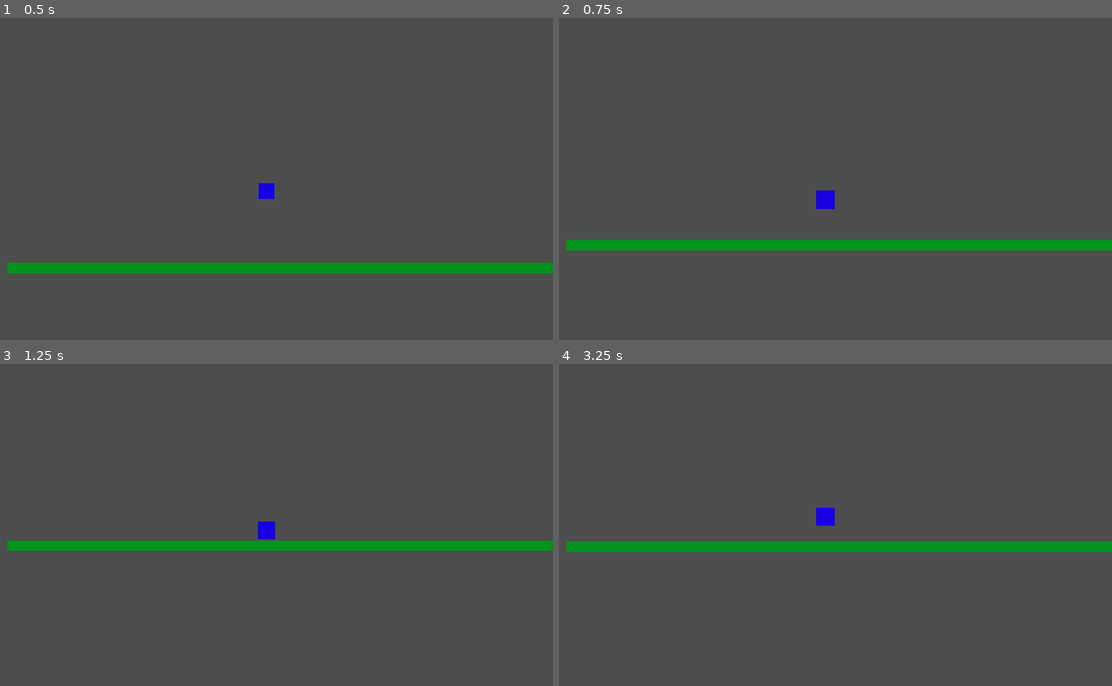
Above: before the commit, frames 1-4 (two rows, left to right).
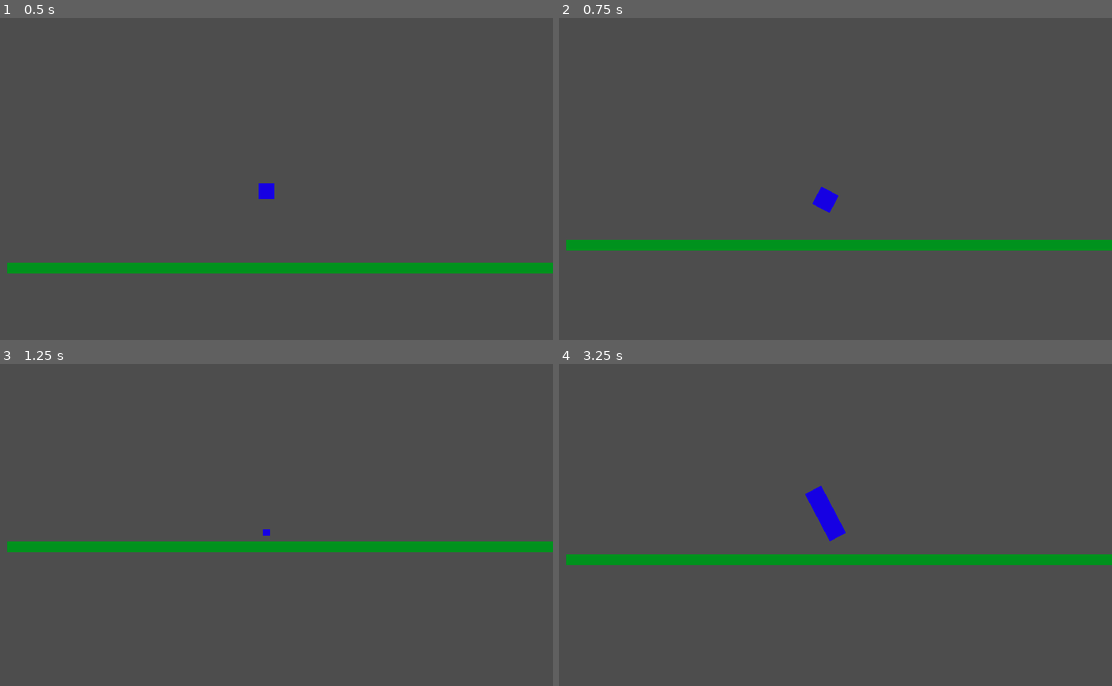
Above: after the commit, the same moments.

Repository: naifureN/unnamed_scale_project
Game: Godot game, scene res://Levels/template_level.tscn
Two runs of this game, one before a commit and one after it. Both use one fixed random seed, a clock stepped at 60 frames per second and the inputs below.
Inputs:
- Up to frame 1 (0.5 s): no input
- Up to frame 2 (0.75 s): hold W (rotate_right, bound only after the commit) from 0.53 s (still down); tap E (bigger) at 0.6 s
- Up to frame 3 (1.25 s): keep holding W (rotate_right, bound only after the commit); tap Space (jump) at 0.77 s; tap Q (smaller) at 0.8 s
- Up to frame 4 (3.25 s): tap Q (smaller) at 1.35, 3.05 s; tap Space (jump) at 1.52, 3.02 s; tap F (change_form, bound only after the commit) at 1.55, 2.1 s; release W (rotate_right, bound only after the commit) at 2.03 s; hold S (rotate_left, bound only after the commit) 2.03-2.78 s; tap E (bigger) at 2.3, 2.85 s; hold W (rotate_right, bound only after the commit) from 2.78 s (still down)

Frame 1 is identical in both runs. In frame 2, less than 0.1% of the frame differs, in the area x 45-51%, y 52-61%; in frame 3, 0.8%; in frame 4, 7.0%, in the area x 1-100%, y 37-63%.

Commit message:
added ability to turn into rectangle

Diff:
--- a/Characters/Player.gd
+++ b/Characters/Player.gd
@@ -5,8 +5,10 @@
 var direction : int = 1
 var gravity = ProjectSettings.get_setting("physics/2d/default_gravity")
 enum {SMALL, NORMAL, BIG}
+enum {SQUARE, RECT}
 var size = NORMAL
-var size_change_time = 0.75
+var size_change_time = 0.65
+var form = SQUARE
 
 
 func _physics_process(delta):
@@ -33,22 +35,41 @@
 	else:
 		velocity.x = move_toward(velocity.x, 0, speed)
 
+	if Input.is_action_just_pressed("change_form"):
+		change_rectangle_square()
+	if Input.is_action_just_pressed("rotate_right"):
+		var tween = get_tree().create_tween()
+		tween.tween_property(self, "rotation_degrees", self.rotation_degrees + 90, size_change_time)
+	if Input.is_action_just_pressed("rotate_left"):
+		var tween = get_tree().create_tween()
+		tween.tween_property(self, "rotation_degrees", self.rotation_degrees - 90, size_change_time)
+
 	move_and_slide()
 
+func change_rectangle_square():
+	if form == SQUARE:
+		form = RECT
+		var tween = get_tree().create_tween().set_trans(Tween.TRANS_BOUNCE)
+		tween.tween_property(self, "scale", Vector2(scale.x*3,scale.y), size_change_time)
+	elif form == RECT:
+		form = SQUARE
+		var tween = get_tree().create_tween().set_trans(Tween.TRANS_BOUNCE)
+		tween.tween_property(self, "scale", Vector2(scale.x/3,scale.y), size_change_time)
+
 func make_bigger():
-	var tween = get_tree().create_tween()
+	var tween = get_tree().create_tween().set_trans(Tween.TRANS_BOUNCE)
 	if size == NORMAL:
 		size = BIG
-		tween.tween_property(self, "scale", Vector2(2,2), size_change_time)
+		tween.tween_property(self, "scale", Vector2(scale.x*3,scale.y*3), size_change_time)
 	elif size == SMALL:
 		size = NORMAL
-		tween.tween_property(self, "scale", Vector2(1,1), size_change_time)
+		tween.tween_property(self, "scale", Vector2(scale.x*3,scale.y*3), size_change_time)
 
 func make_smaller():
-	var tween = get_tree().create_tween()
+	var tween = get_tree().create_tween().set_trans(Tween.TRANS_BOUNCE)
 	if size == BIG:
 		size = NORMAL
-		tween.tween_property(self, "scale", Vector2(1,1), size_change_time)
+		tween.tween_property(self, "scale", Vector2(scale.x/3,scale.y/3), size_change_time)
 	elif size == NORMAL:
 		size = SMALL
-		tween.tween_property(self, "scale", Vector2(0.5,0.5), size_change_time)
+		tween.tween_property(self, "scale", Vector2(scale.x/3,scale.y/3), size_change_time)
--- a/project.godot
+++ b/project.godot
@@ -50,6 +50,21 @@
 "events": [Object(InputEventKey,"resource_local_to_scene":false,"resource_name":"","device":-1,"window_id":0,"alt_pressed":false,"shift_pressed":false,"ctrl_pressed":false,"meta_pressed":false,"pressed":false,"keycode":0,"physical_keycode":81,"key_label":0,"unicode":113,"echo":false,"script":null)
 ]
 }
+rotate_right={
+"deadzone": 0.5,
+"events": [Object(InputEventKey,"resource_local_to_scene":false,"resource_name":"","device":-1,"window_id":0,"alt_pressed":false,"shift_pressed":false,"ctrl_pressed":false,"meta_pressed":false,"pressed":false,"keycode":0,"physical_keycode":87,"key_label":0,"unicode":119,"echo":false,"script":null)
+]
+}
+rotate_left={
+"deadzone": 0.5,
+"events": [Object(InputEventKey,"resource_local_to_scene":false,"resource_name":"","device":-1,"window_id":0,"alt_pressed":false,"shift_pressed":false,"ctrl_pressed":false,"meta_pressed":false,"pressed":false,"keycode":0,"physical_keycode":83,"key_label":0,"unicode":115,"echo":false,"script":null)
+]
+}
+change_form={
+"deadzone": 0.5,
+"events": [Object(InputEventKey,"resource_local_to_scene":false,"resource_name":"","device":-1,"window_id":0,"alt_pressed":false,"shift_pressed":false,"ctrl_pressed":false,"meta_pressed":false,"pressed":false,"keycode":0,"physical_keycode":70,"key_label":0,"unicode":102,"echo":false,"script":null)
+]
+}
 
 [layer_names]
 
